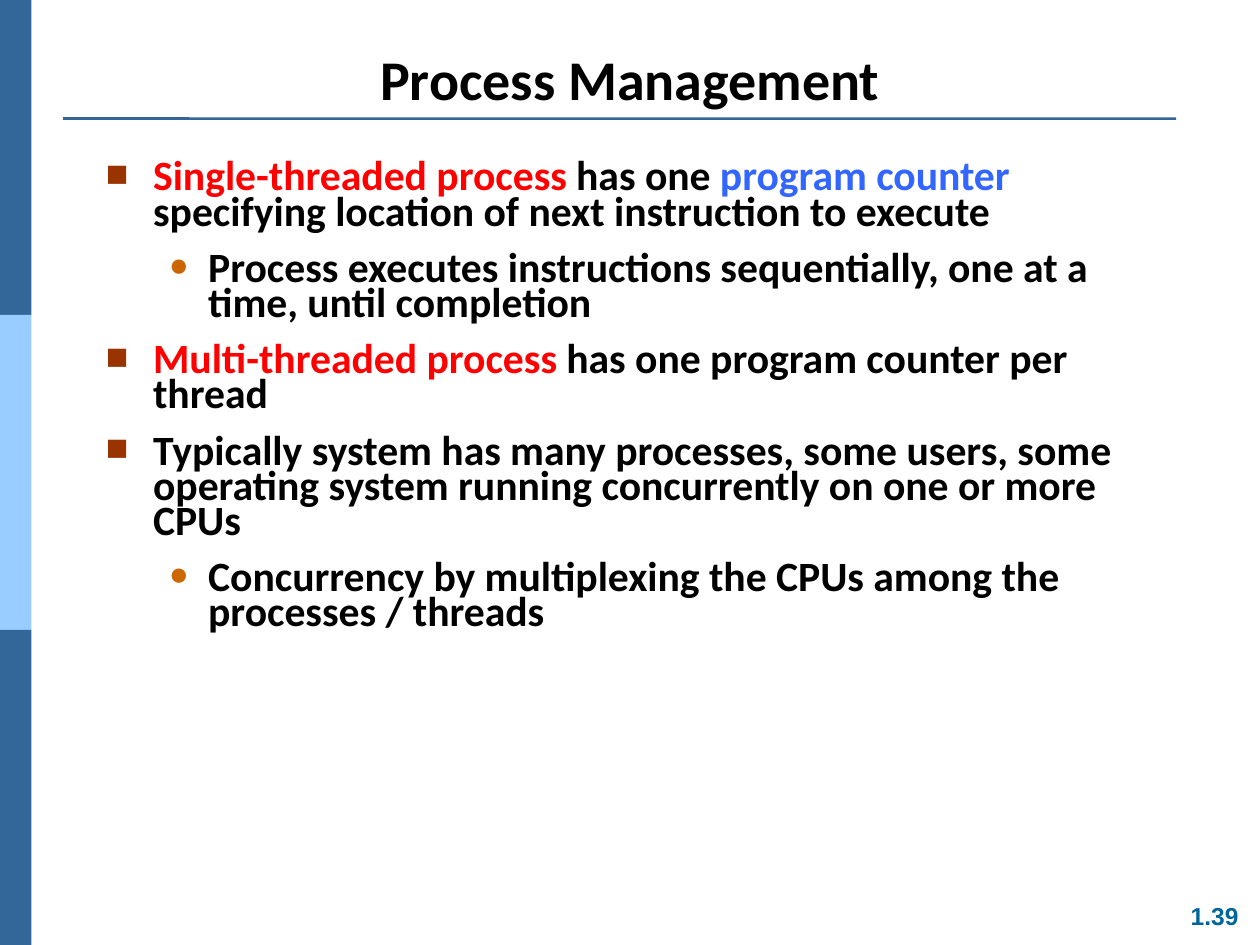
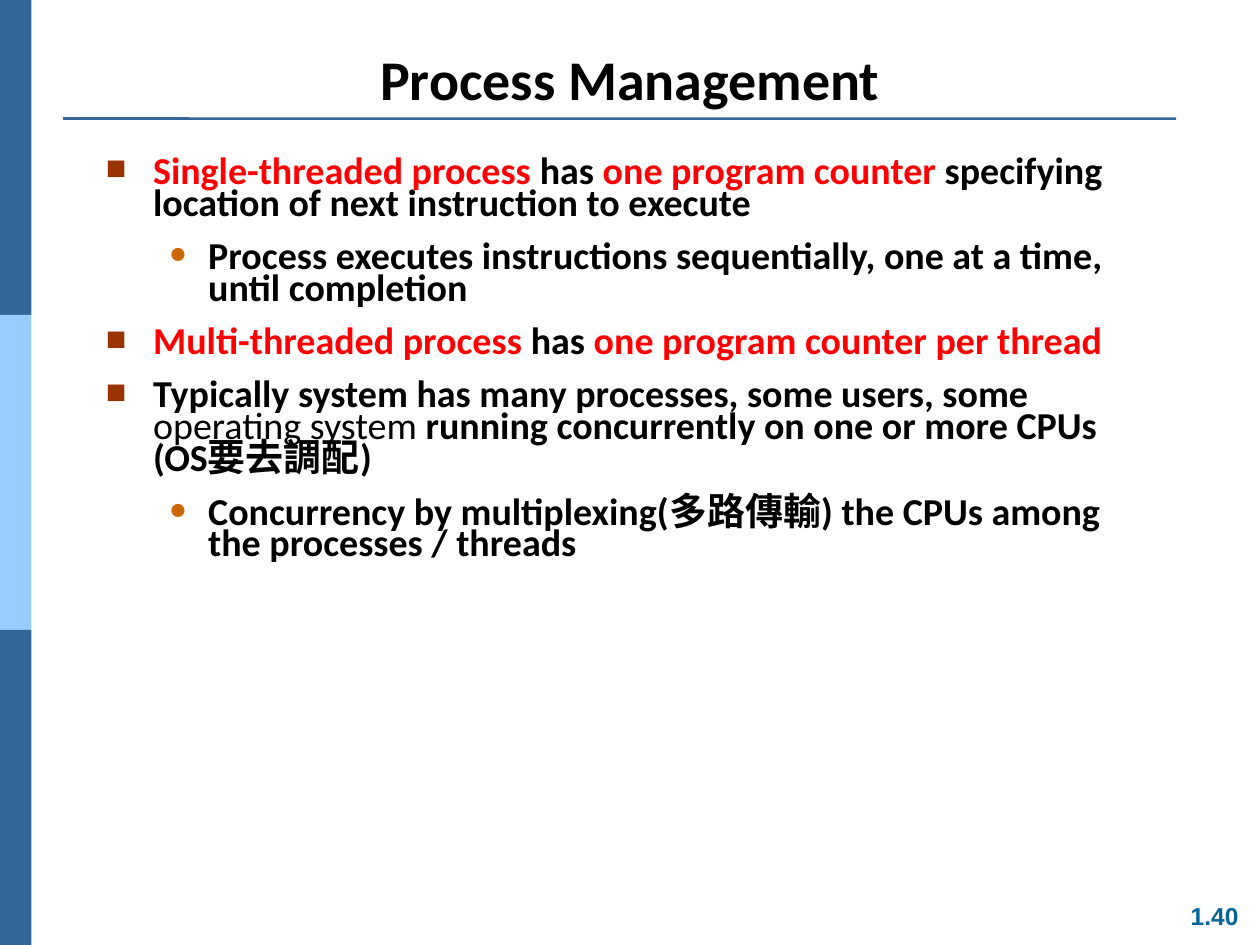
Before and after one commit to Yang09701194/OS_Learning, a slide deck: slide 40 of ch01.ppt (slide 39 before the commit). Drawn at 1260x945 pixels with LibreOffice and Linux fonts; fonts in the diff are those of the drawing. Boxes give left, top, right and bottom in pixels: in the first picture for what was removed or moved away, otherwise in the second. Text is boxed around its words. In the diff, an @@ line names an element or a change of style, - is before the commit and + after.

```diff
--- a/ch01.ppt
+++ b/ch01.ppt
@@ text at <box>153,157,1103,361</box>: size 23.8 to 21.7 pt in "Single-threaded process has one program counter specifying ...", "Process executes instructions sequentially, one at a ...", "Multi-threaded process has one program counter per ..."; text colour #000000 to #FF0000 in "one", "one program counter per thread"; text colour #3366FF to #FF0000 in "program counter" @@
@@ text at <box>153,380,1100,562</box>: text changed; size 23.8 to 21.7 pt @@
-■ Typically system has many processes, some users, some operating system running concurrently on one or more CPUs
-  ● Concurrency by multiplexing the CPUs among the processes / threads
+■ Typically system has many processes, some users, some operating system running concurrently on one or more CPUs (OS要去調配)
+  ● Concurrency by multiplexing(多路傳輸) the CPUs among the processes / threads
@@ page number at <box>1191,908,1239,926</box>: text changed @@
-1.39
+1.40
```
Also in this commit, not shown: 8 other slides changed, 1 slide added.
